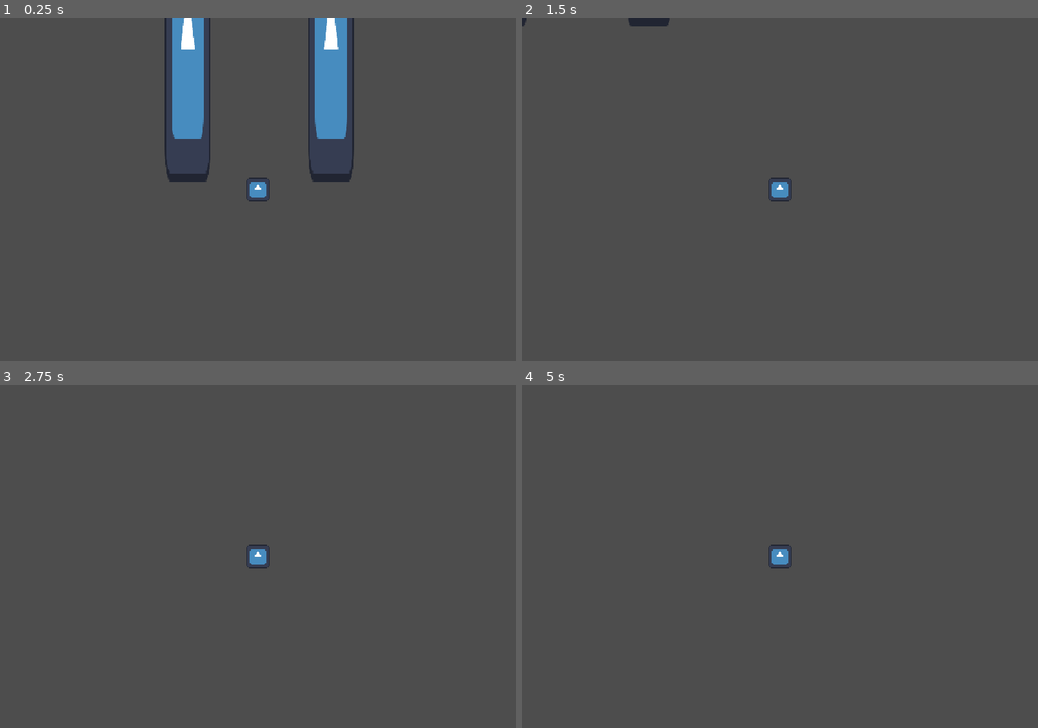
Above: before the commit, frames 1-4 (two rows, left to right).
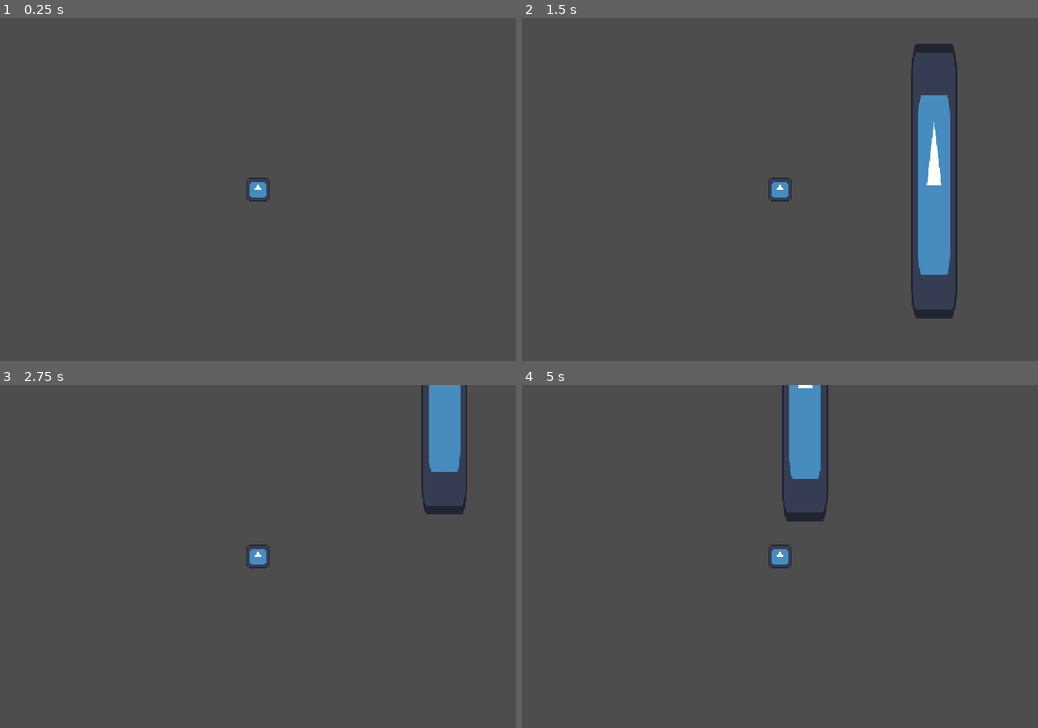
Above: after the commit, the same moments.

Repository: Rubicsoft/Project-Pair
Game: Godot game, scene res://Scene/Prototype_Scene/starter_scene.tscn
Two runs of this game, one before a commit and one after it. Both use one fixed random seed, a clock stepped at 60 frames per second and the inputs below. The engine's default icon, where the game draws it, is replaced by a stand-in: a white triangle on a blue panel in a dark square.
Inputs:
- Up to frame 1 (0.25 s): no input
- Up to frame 2 (1.5 s): tap Enter (ui_accept) at 0.5, 0.77 s; hold Right (ui_right) from 0.53 s (still down)
- Up to frame 3 (2.75 s): tap Enter (ui_accept) at 1.52 s; release Right (ui_right) at 2.03 s; hold Left (ui_left) from 2.03 s (still down)
- Up to frame 4 (5 s): release Left (ui_left) at 2.78 s; hold Right (ui_right) 2.78-4.28 s; tap Enter (ui_accept) at 3.02, 3.5, 3.77, 4.52 s; hold Left (ui_left) from 4.28 s (still down)

The runs differ from the first frame. In frame 1, 5.3% of the frame differs, in the area x 31-69%, y 0-48%; in frame 2, 4.4%; in frame 3, 2.0%; in frame 4, 2.1%.

Commit message:
Holepit Update
Ukuran wall

Diff:
--- a/Features/HolePit/hole_pit.tscn
+++ b/Features/HolePit/hole_pit.tscn
@@ -7,15 +7,16 @@
 size = Vector2(64, 384)
 
 [sub_resource type="RectangleShape2D" id="RectangleShape2D_twuhu"]
-size = Vector2(264, 20)
+size = Vector2(1064, 20)
 
 [sub_resource type="RectangleShape2D" id="RectangleShape2D_3uqjm"]
-size = Vector2(264, 20)
+size = Vector2(1064, 20)
 
 [node name="HolePit" type="Node2D" unique_id=329477807]
 script = ExtResource("1_cdeia")
 
 [node name="LeftWall" type="StaticBody2D" parent="." unique_id=351964598]
+position = Vector2(-500, 0)
 
 [node name="Sprite2D" type="Sprite2D" parent="LeftWall" unique_id=1104872523]
 scale = Vector2(0.5, 3)
@@ -25,7 +26,7 @@
 shape = SubResource("RectangleShape2D_cdeia")
 
 [node name="RightWall" type="StaticBody2D" parent="." unique_id=1779270608]
-position = Vector2(200, 0)
+position = Vector2(500, 0)
 
 [node name="Sprite2D" type="Sprite2D" parent="RightWall" unique_id=1404708614]
 scale = Vector2(0.5, 3)
@@ -37,13 +38,13 @@
 [node name="AreaIn" type="Area2D" parent="." unique_id=1222017927]
 
 [node name="CollisionShape2D" type="CollisionShape2D" parent="AreaIn" unique_id=1364773859]
-position = Vector2(100, 182)
+position = Vector2(0, 182)
 shape = SubResource("RectangleShape2D_twuhu")
 
 [node name="AreaOut" type="Area2D" parent="." unique_id=2090016401]
 
 [node name="CollisionShape2D" type="CollisionShape2D" parent="AreaOut" unique_id=1906828633]
-position = Vector2(100, -182)
+position = Vector2(0, -182)
 shape = SubResource("RectangleShape2D_3uqjm")
 
 [connection signal="body_entered" from="AreaIn" to="." method="_on_area_in_body_entered"]
--- a/Scene/Prototype_Scene/starter_scene.tscn
+++ b/Scene/Prototype_Scene/starter_scene.tscn
@@ -6,7 +6,6 @@
 [node name="StarterScene" type="Node2D" unique_id=1494257243]
 
 [node name="Player" parent="." unique_id=1150004504 instance=ExtResource("1_hrck2")]
-position = Vector2(98, 174)
 
 [node name="Camera2D" parent="Player" index="2" unique_id=1979516761]
 zoom = Vector2(1.5, 1.5)
Binary file added: Features/Player/player.png
Not shown, added: Features/Player/player.png.import
